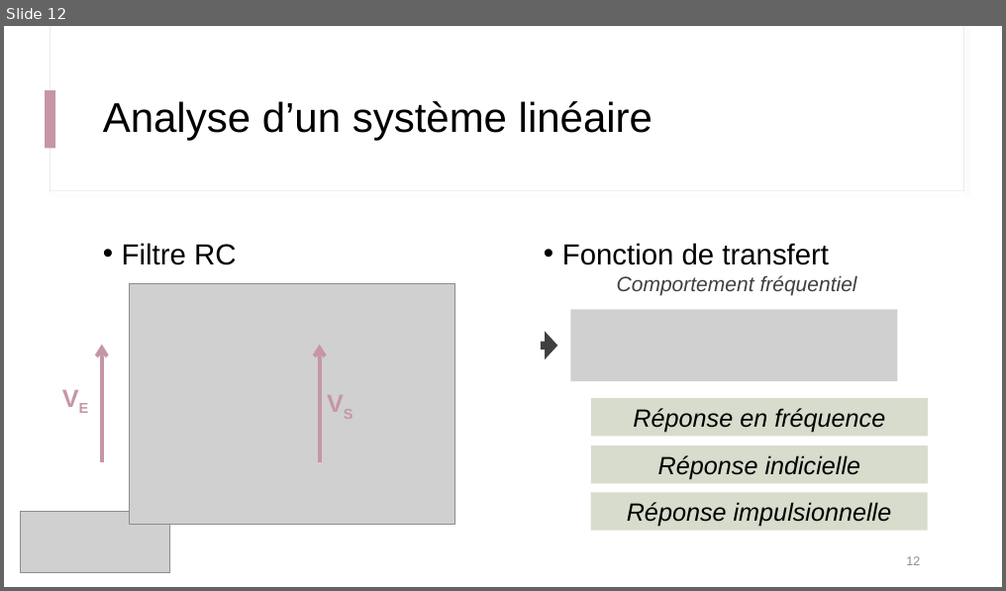
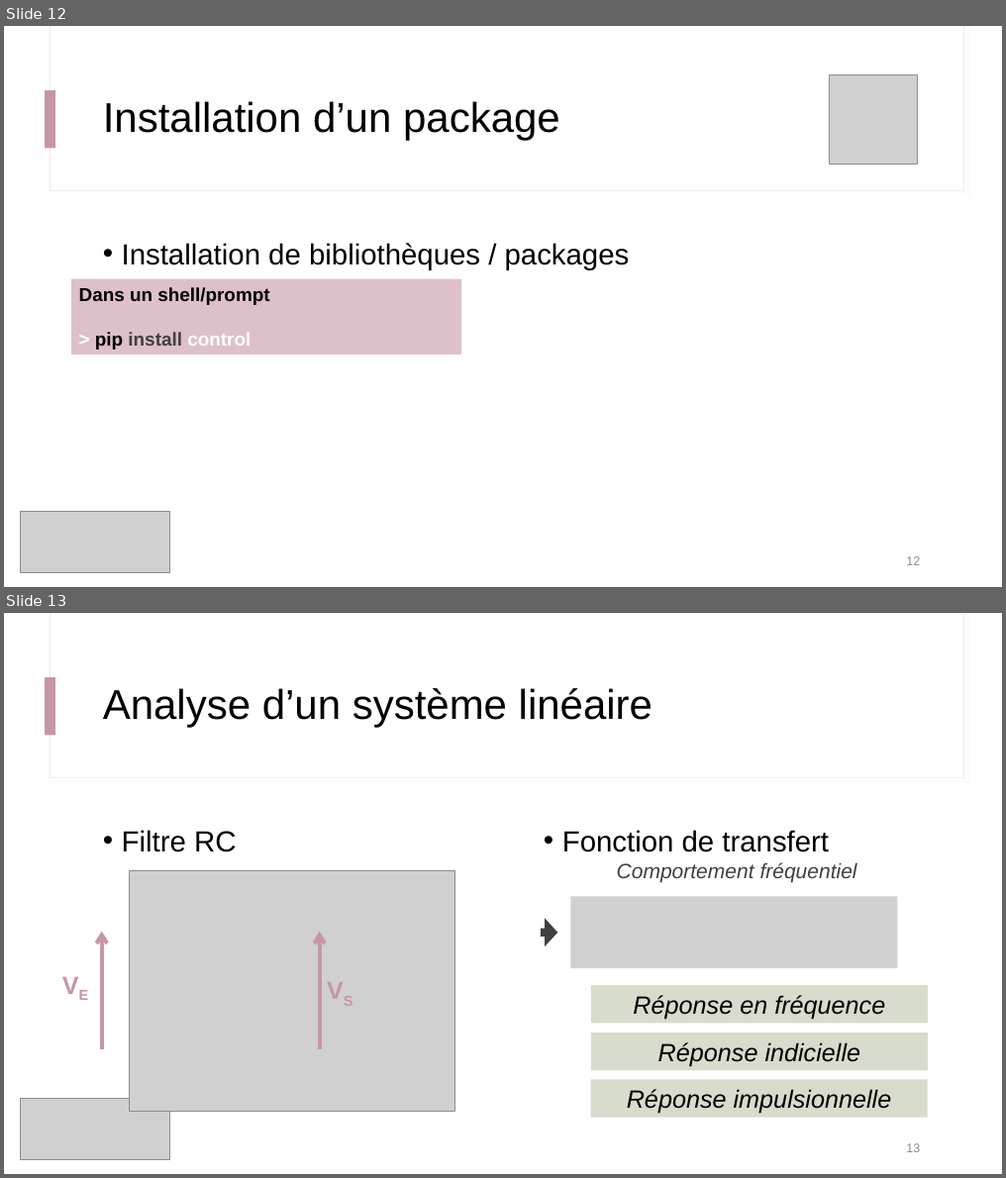
Before and after one commit to IOGS-Digital-Methods/semester-5, a slide deck: ONIP/onip_b1_methodes_numeriques/seance2_equation_diff/B1_s4_1_Approche_Systeme.pptx. Shown one above the other, each under a label of ours: slide 12 before the commit, slides 12 and 13 after it. The pictures are 1006x591 and 1006x1178 pixels, drawn with LibreOffice and Linux fonts; fonts in the diff are those of the drawing; grey boxes stand for pictures. Boxes give left, top, right and bottom in pixels: in the first picture for what was removed or moved away, otherwise in the second. Text is boxed around its words. In the diff, an @@ line names an element or a change of style, - is before the commit and + after.

```diff
--- a/ONIP/onip_b1_methodes_numeriques/seance2_equation_diff/B1_s4_1_Approche_Systeme.pptx
+++ b/ONIP/onip_b1_methodes_numeriques/seance2_equation_diff/B1_s4_1_Approche_Systeme.pptx
@@ slide 12 added at <box>4,26,1002,587</box>, background #FFFFFF; not listed: 3 template elements that a slide beside it also shows @@
@@ picture added at <box>829,75,918,164</box> @@
@@ title added at <box>103,101,560,141</box>, 40 pt, text #000000 @@
+Installation d’un package
@@ text added at <box>122,243,630,271</box>, 28 pt, text #000000 @@
+• Installation de bibliothèques / packages
@@ rectangle added at <box>71,279,461,355</box>, fill #DDC0CA, 18 pt, text #000000, bold @@
+Dans un shell/prompt
+> pip install control
@@ picture added at <box>21,512,170,573</box> @@
@@ page number added at <box>906,557,920,566</box>, 12 pt, text #8C8C8C @@
+12
@@ what was slide 12 is now slide 13 @@
@@ page number at <box>906,1144,920,1153</box>: text changed @@
-12
+13
```
Also in this commit, not shown: 1 slide removed, 4 other files.
